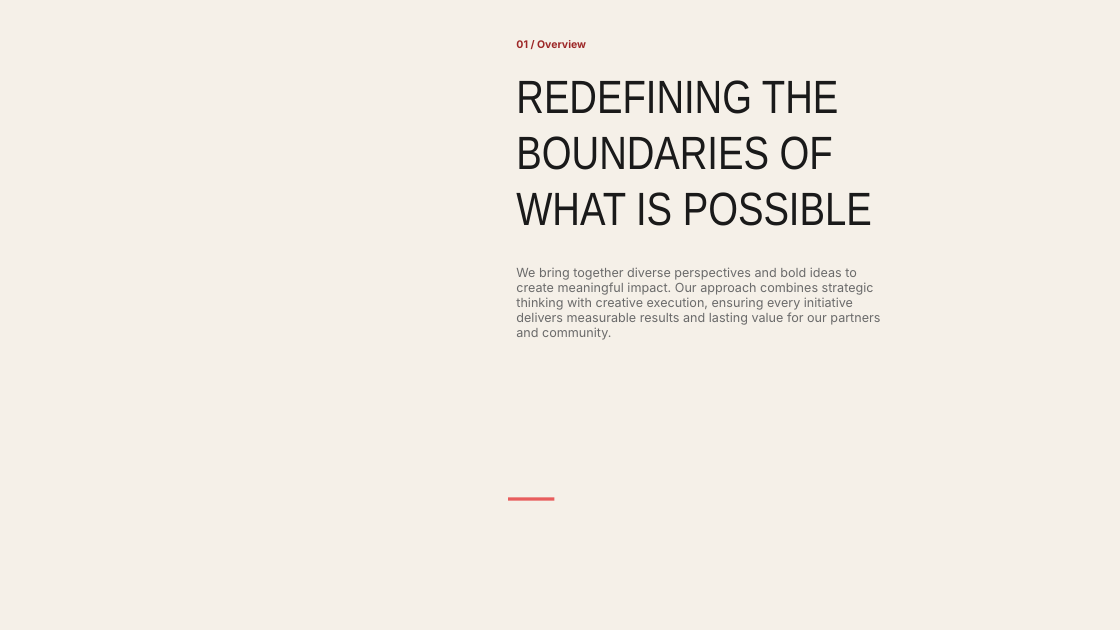
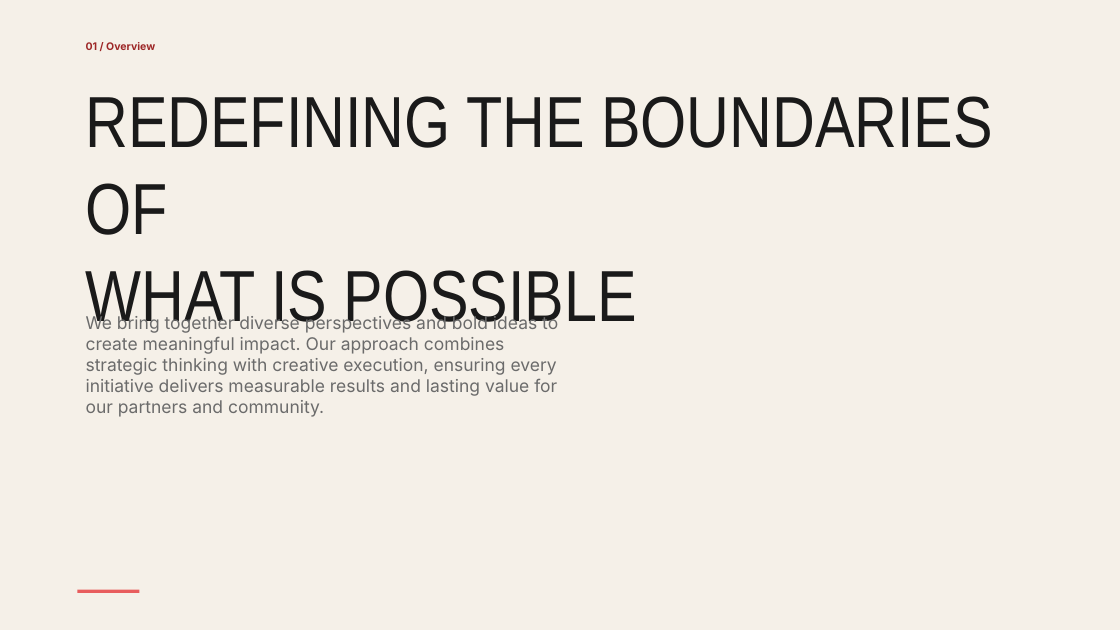
Before and after one commit to hustcer/pptx-nova, a slide deck: slide 2 of assets/examples/coral/deck.pptx. Drawn at 1120x630 pixels with LibreOffice and Linux fonts; fonts in the diff are those of the drawing. Boxes give left, top, right and bottom in pixels: in the first picture for what was removed or moved away, otherwise in the second. Text is boxed around its words. In the diff, an @@ line names an element or a change of style, - is before the commit and + after.

Commit message:
fix(pptx-nova): refine coral deckkit visuals
 - Rework coral SVG hatch textures so split and quote slides fill their panels cleanly without diagonal clipping artifacts.
 - Replace the cover texture with a subtler zigzag treatment closer to the HTML reference.
 - Move impact poster metadata fully into the bottom bar and widen the title box to clear visual gates.
 - Restore objective card badge contrast, sizing, and stat hierarchy, then regenerate coral example assets.
 - Format generated DeckKit example JSON through oxfmt so update, check, and commit hooks stay idempotent.

```diff
--- a/assets/examples/coral/deck.pptx
+++ b/assets/examples/coral/deck.pptx
@@ text "01 / Overview": place and size @@
-text "01 / Overview" at (516,40,586,48)
+text "01 / Overview" at (86,42,155,50)
@@ text "REDEFINING THE BOUNDARIES OF": place and size @@
-text "REDEFINING THE BOUNDARIES OF" at (516,80,872,226)
+text "REDEFINING THE BOUNDARIES OF" at (86,96,993,333)
@@ text "REDEFINING THE BOUNDARIES OF" at (86,96,993,333): size 40 to 62 pt @@
@@ text "We bring together diverse perspectives ...": place and size @@
-text "We bring together diverse perspectives ..." at (516,267,880,340)
+text "We bring together diverse perspectives ..." at (86,315,558,417)
@@ text "We bring together diverse perspectives ..." at (86,315,558,417): size 10.8 to 15 pt @@
@@ rectangle: place and size @@
-rectangle at (508,497,555,501)
+rectangle at (77,590,139,593)
```
Also in this commit, not shown: 8 other slides changed, 6 other files.
